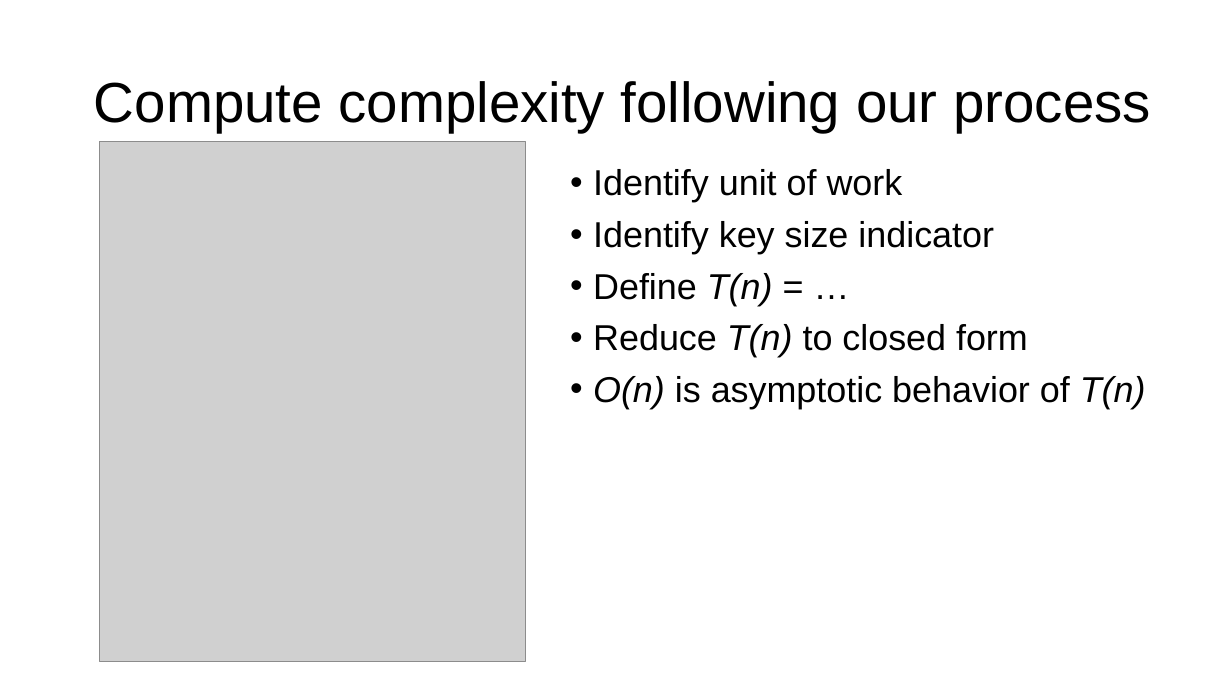
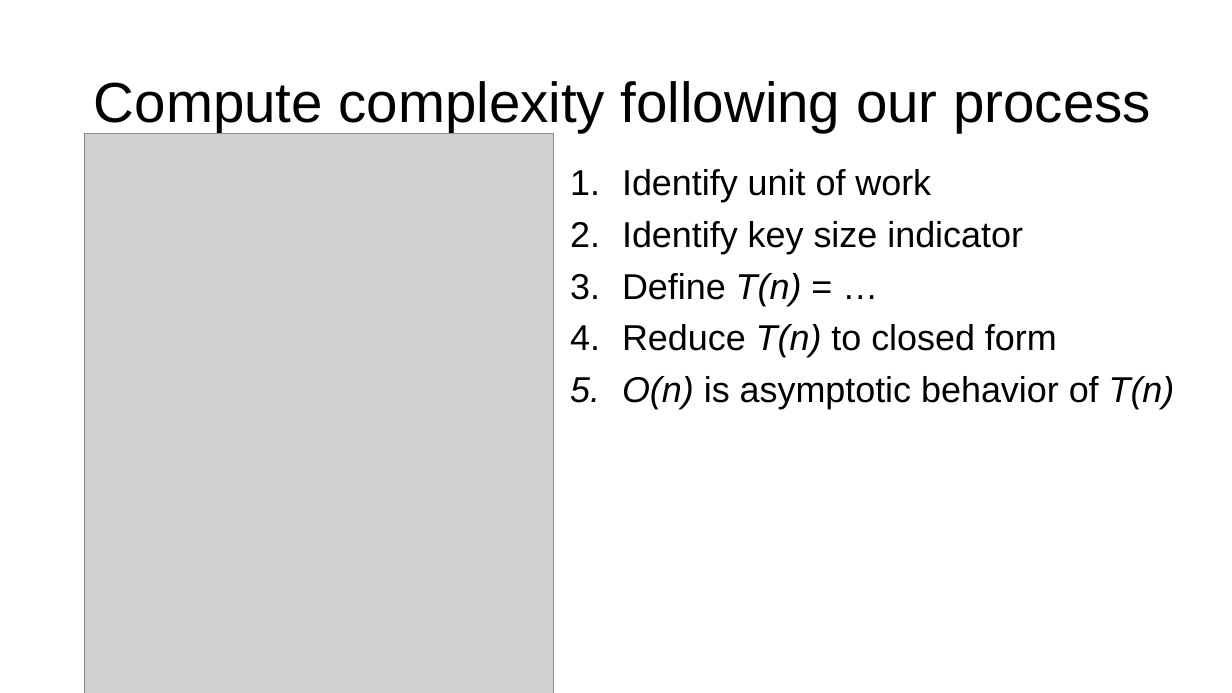
Before and after one commit to parrt/msds689, a slide deck: slide 26 of notes/complexity.pptx (slide 24 before the commit). Drawn at 1232x693 pixels with LibreOffice and Linux fonts; fonts in the diff are those of the drawing; grey boxes stand for pictures; background and template pictures are left out. Boxes give left, top, right and bottom in pixels: in the first picture for what was removed or moved away, otherwise in the second. Text is boxed around its words. In the diff, an @@ line names an element or a change of style, - is before the commit and + after.

```diff
--- a/notes/complexity.pptx
+++ b/notes/complexity.pptx
@@ picture: place and size @@
-picture at (100, 141, 526, 661)
+picture at (85, 133, 554, 693)
@@ text "Identify unit of work" at (622, 169, 1175, 409): bullet • to 1. @@
```
Also in this commit, not shown: 11 other slides changed, 3 slides added, 1 slide removed, 3 other files.
